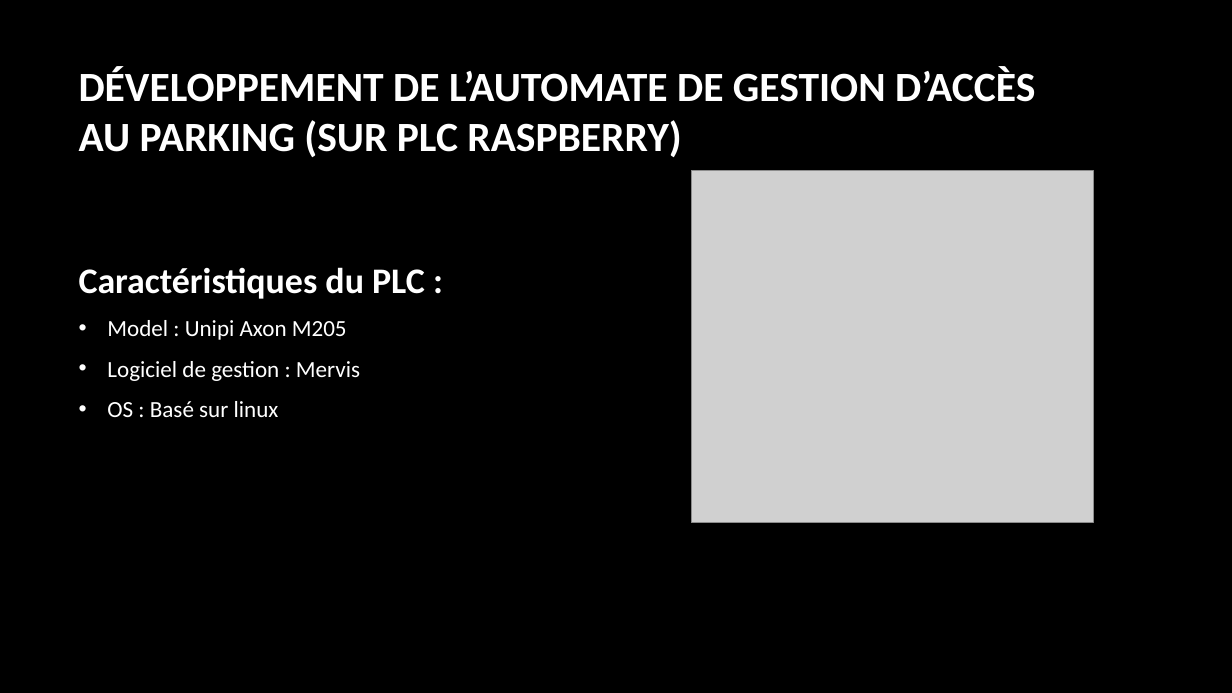
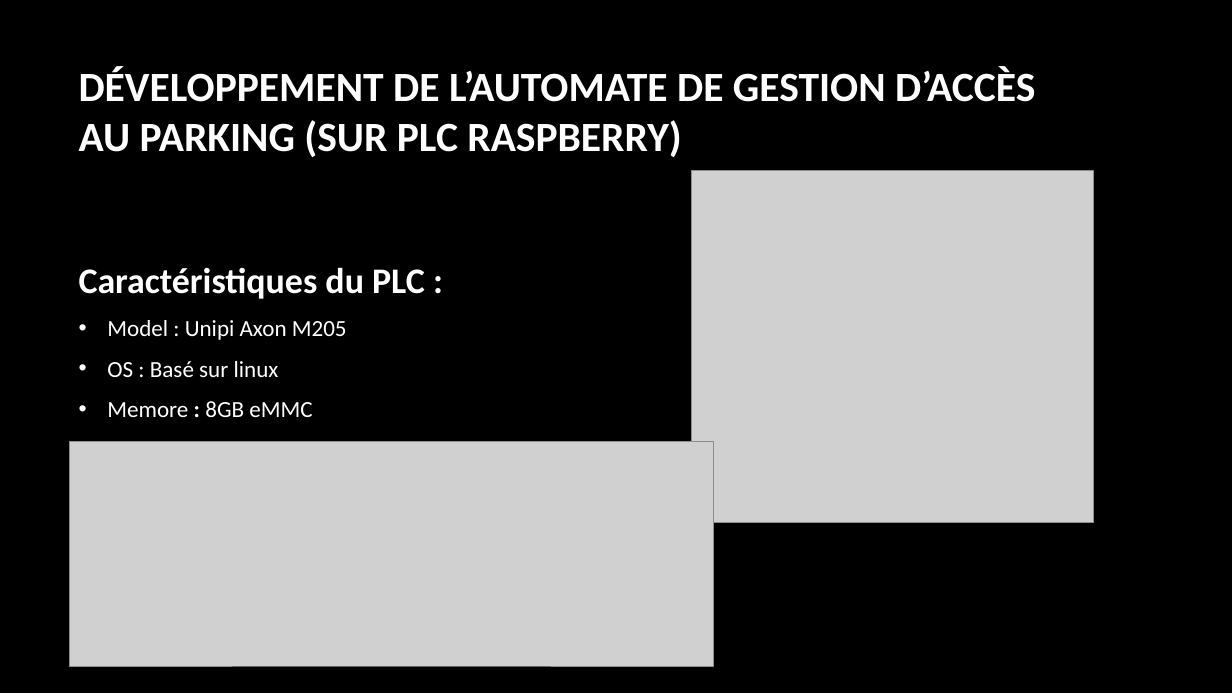
Before and after one commit to camillelahaut/SFL1-Parking-, a slide deck: slide 9 of Commun/Membres/Willy/Présentation revu de projet 1.pptx. Drawn at 1232x693 pixels with LibreOffice and Linux fonts; fonts in the diff are those of the drawing; grey boxes stand for pictures; background and template pictures are left out. Boxes give left, top, right and bottom in pixels: in the first picture for what was removed or moved away, otherwise in the second. Text is boxed around its words. In the diff, an @@ line names an element or a change of style, - is before the commit and + after.

Commit message:
Diapo

```diff
--- a/Commun/Membres/Willy/Présentation revu de projet 1.pptx
+++ b/Commun/Membres/Willy/Présentation revu de projet 1.pptx
@@ text at (107, 361, 360, 381): paragraph removed @@
-• Logiciel de gestion : Mervis
@@ text at (107, 401, 312, 417): paragraph added @@
+• Memore : 8GB eMMC
@@ picture added at (69, 442, 714, 666) @@
```
